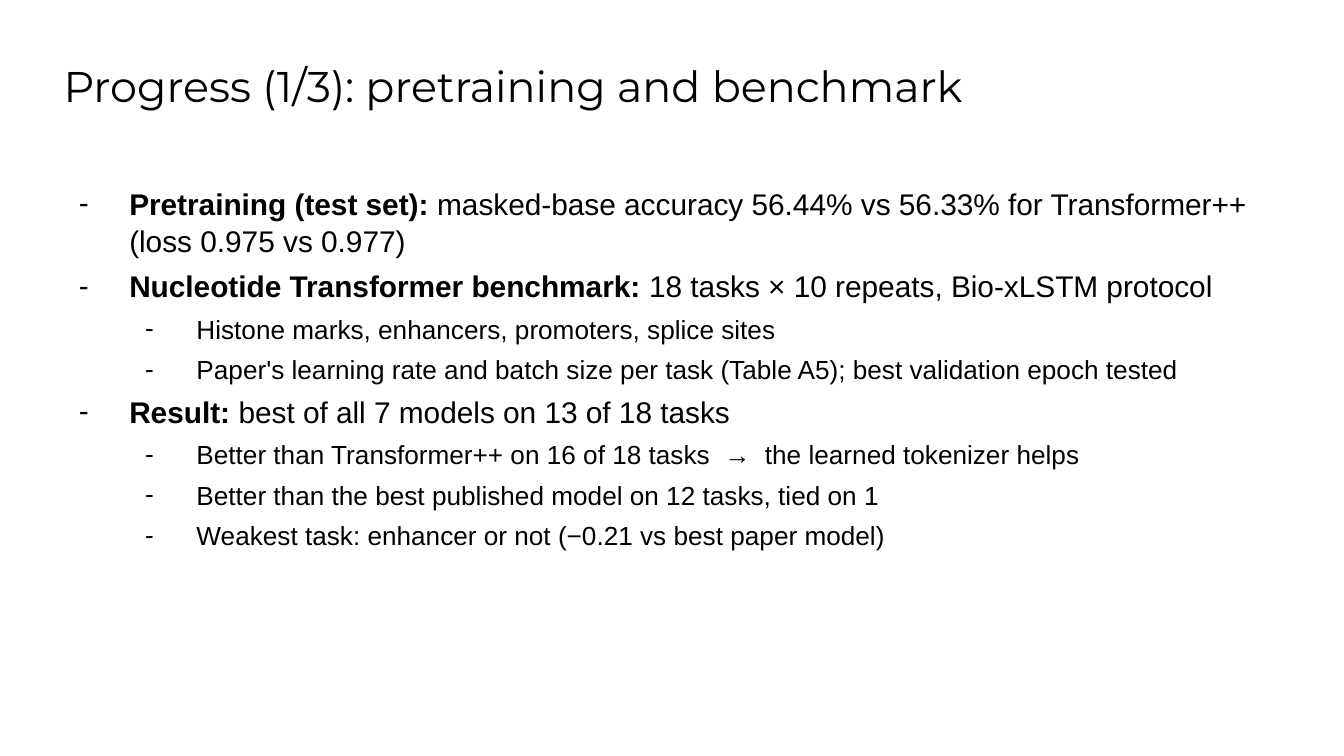
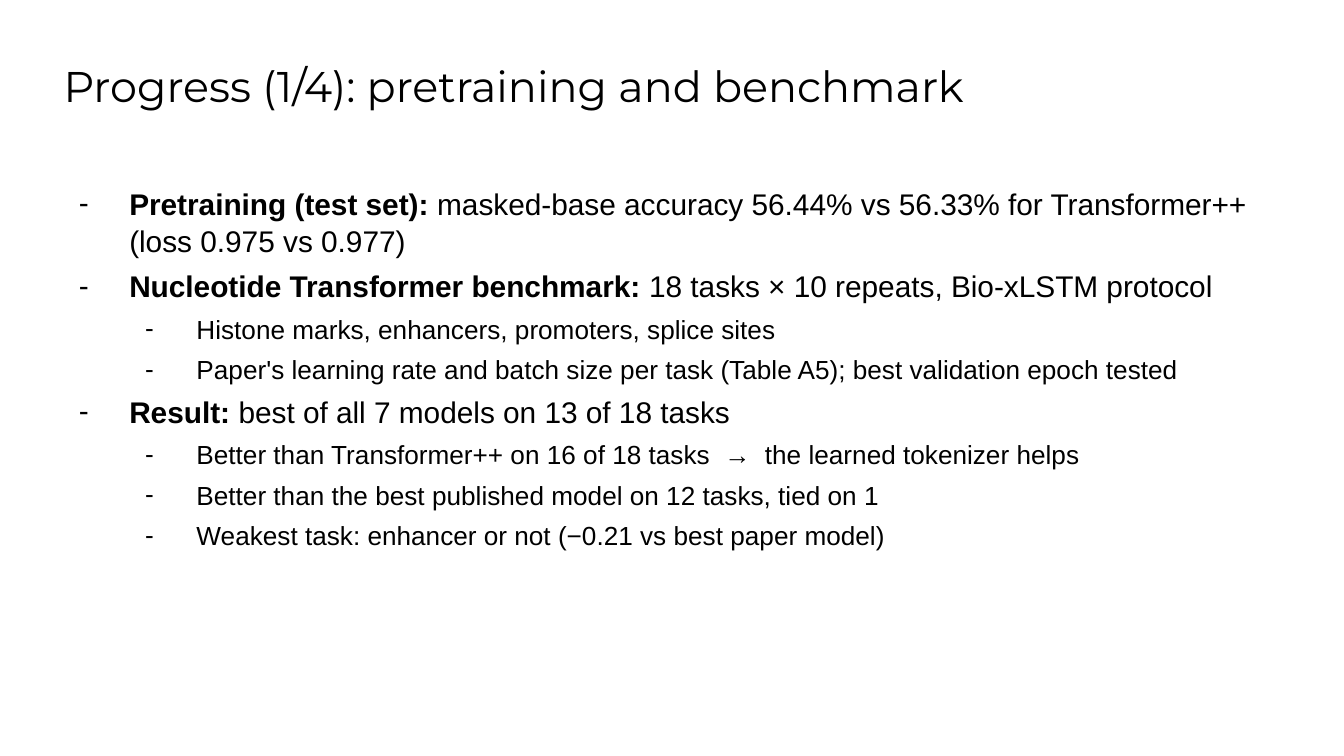
Before and after one commit to OMAR622-ai/dna-xlstm-charna, a slide deck: slide 3 of docs/meetings/2026-11_meeting/Progress_Meeting_Omar_Mohamed.pptx. Drawn at 1344x756 pixels with LibreOffice and Linux fonts; fonts in the diff are those of the drawing; background and template pictures are left out. Boxes give left, top, right and bottom in pixels: in the first picture for what was removed or moved away, otherwise in the second. Text is boxed around its words. In the diff, an @@ line names an element or a change of style, - is before the commit and + after.

```diff
--- a/docs/meetings/2026-11_meeting/Progress_Meeting_Omar_Mohamed.pptx
+++ b/docs/meetings/2026-11_meeting/Progress_Meeting_Omar_Mohamed.pptx
@@ title at [64,66,964,111]: text changed @@
-Progress (1/3): pretraining and benchmark
+Progress (1/4): pretraining and benchmark
```
Also in this commit, not shown: 2 other slides changed, 1 slide added, 2 other files.
